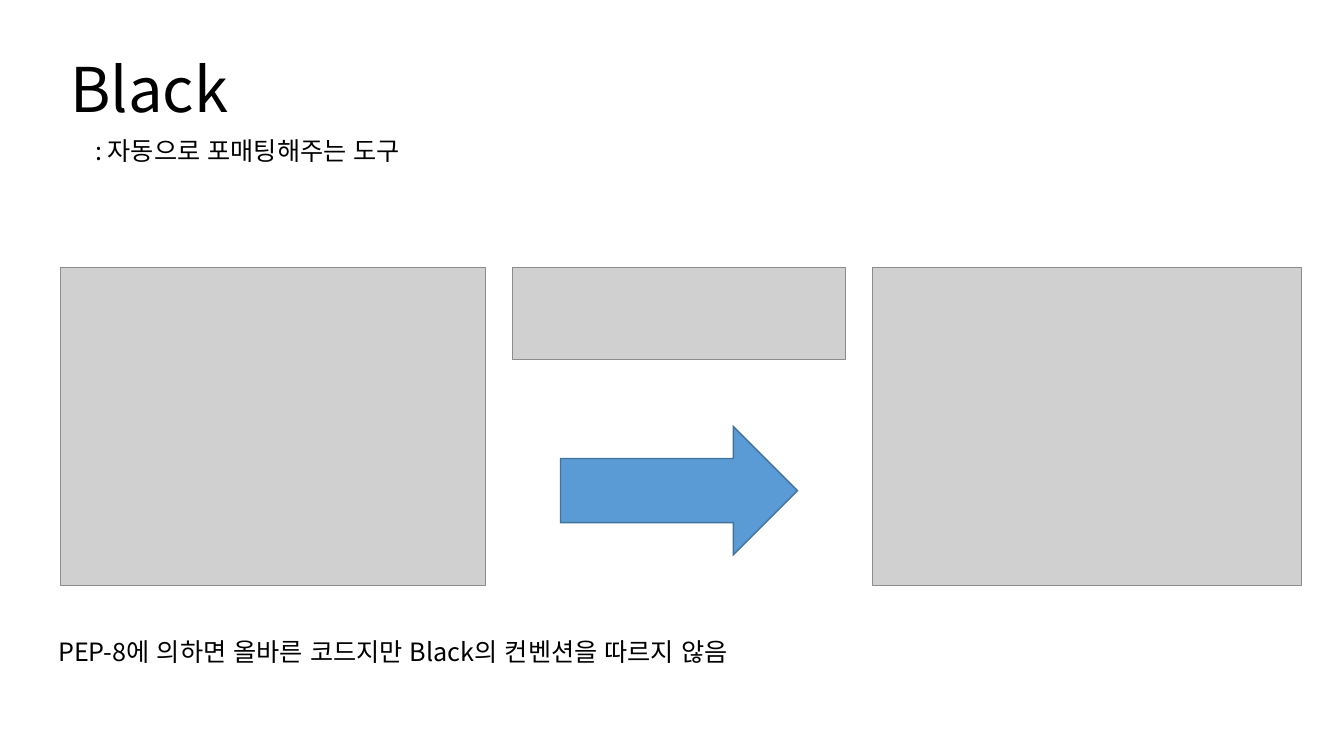
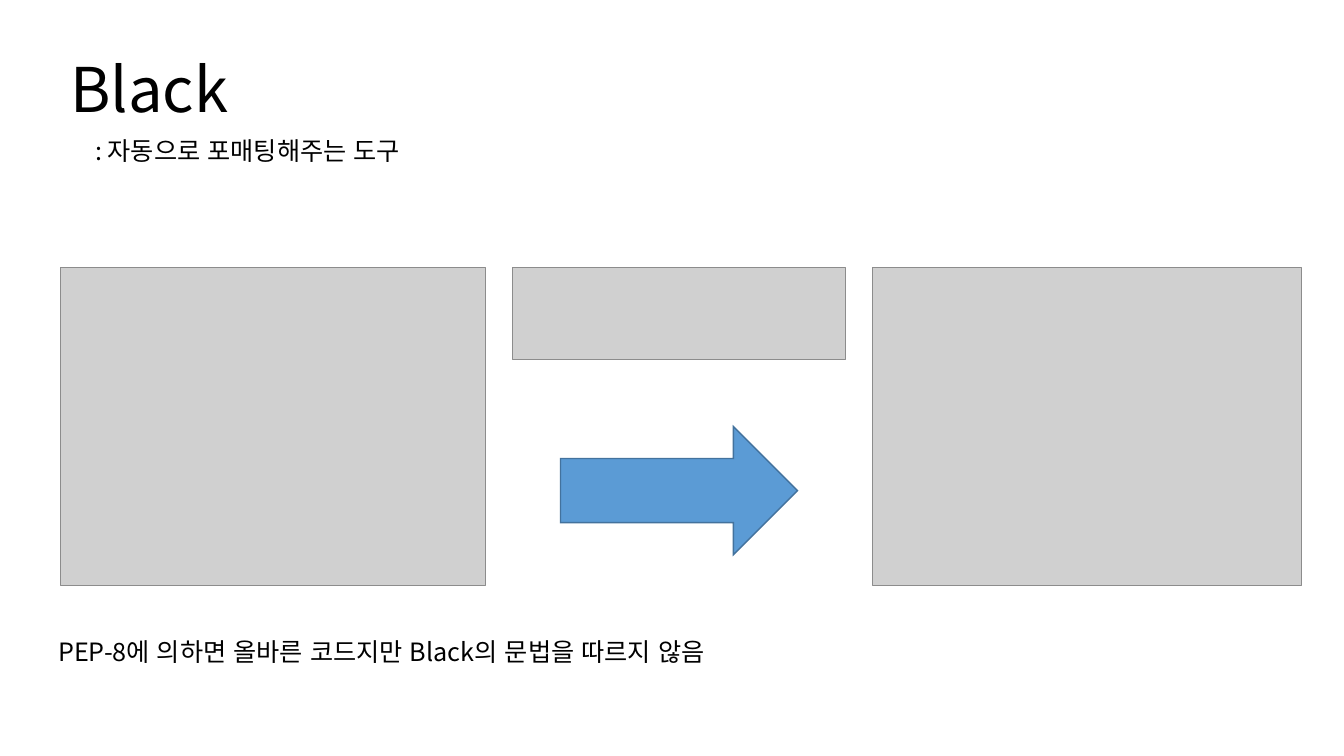
Before and after one commit to JONGSKY/Read-and-Write, a slide deck: slide 12 of chapter_1_소개, 코드 포매팅과 도구/1장_소개자료.pptx. Drawn at 1344x756 pixels with LibreOffice and Linux fonts; fonts in the diff are those of the drawing; grey boxes stand for pictures. Boxes give left, top, right and bottom in pixels: in the first picture for what was removed or moved away, otherwise in the second. Text is boxed around its words. In the diff, an @@ line names an element or a change of style, - is before the commit and + after.

```diff
--- a/chapter_1_소개, 코드 포매팅과 도구/1장_소개자료.pptx
+++ b/chapter_1_소개, 코드 포매팅과 도구/1장_소개자료.pptx
@@ text at (x1=58, y1=640, x2=704, y2=663): text changed @@
-PEP-8에 의하면 올바른 코드지만 Black의 컨벤션을 따르지 않음
+PEP-8에 의하면 올바른 코드지만 Black의 문법을 따르지 않음
```
Also in this commit, not shown: 5 other slides changed, 1 other file.
